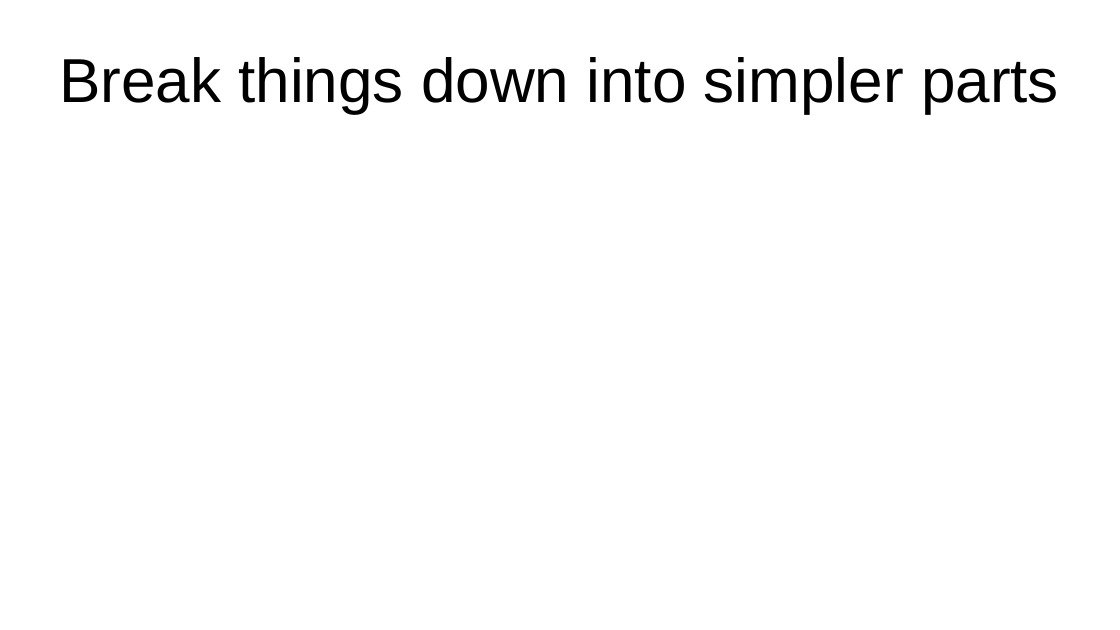
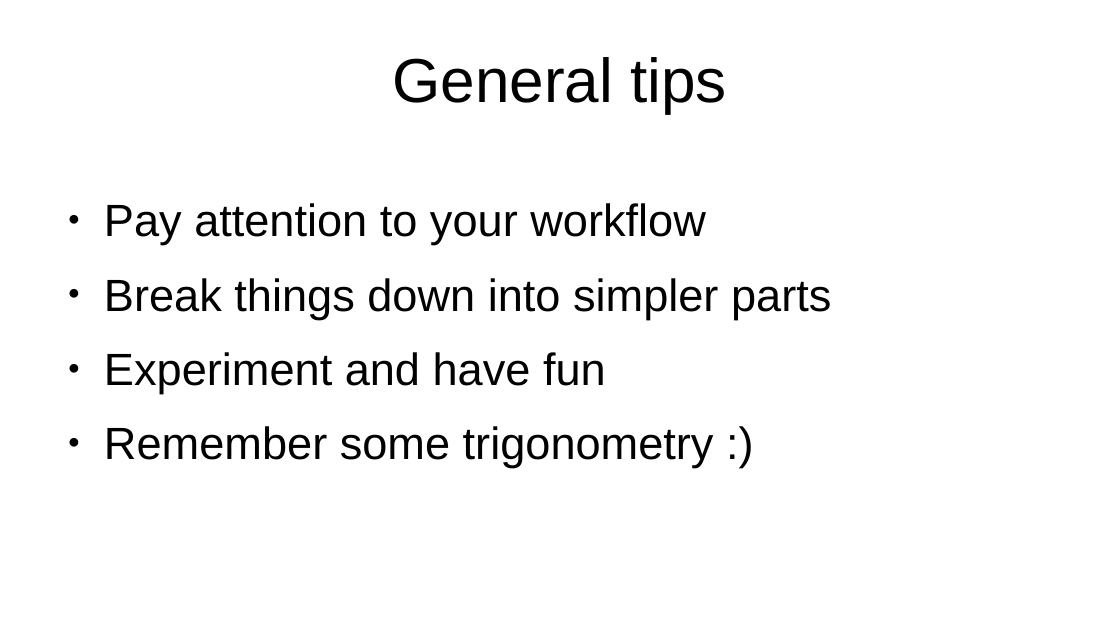
Before and after one commit to ftvkyo/openscad-workshop, a slide deck: slide 24 of slides/20250928 OpenSCAD for Beginners.odp (slide 23 before the commit). Drawn at 1120x630 pixels with LibreOffice and Linux fonts; fonts in the diff are those of the drawing. Boxes give left, top, right and bottom in pixels: in the first picture for what was removed or moved away, otherwise in the second. Text is boxed around its words. In the diff, an @@ line names an element or a change of style, - is before the commit and + after.

Commit message:
finish (?) the slides

```diff
--- a/slides/20250928 OpenSCAD for Beginners.odp
+++ b/slides/20250928 OpenSCAD for Beginners.odp
@@ title at (392,57,727,113): text changed @@
-Break things down into simpler parts
+General tips
@@ text added at (104,203,831,468), 32 pt, text #000000 @@
+● Pay attention to your workflow
+● Break things down into simpler parts
+● Experiment and have fun
+● Remember some trigonometry :)
```
Also in this commit, not shown: 6 other slides changed, 16 slides added, 12 slides removed, 9 other files.
